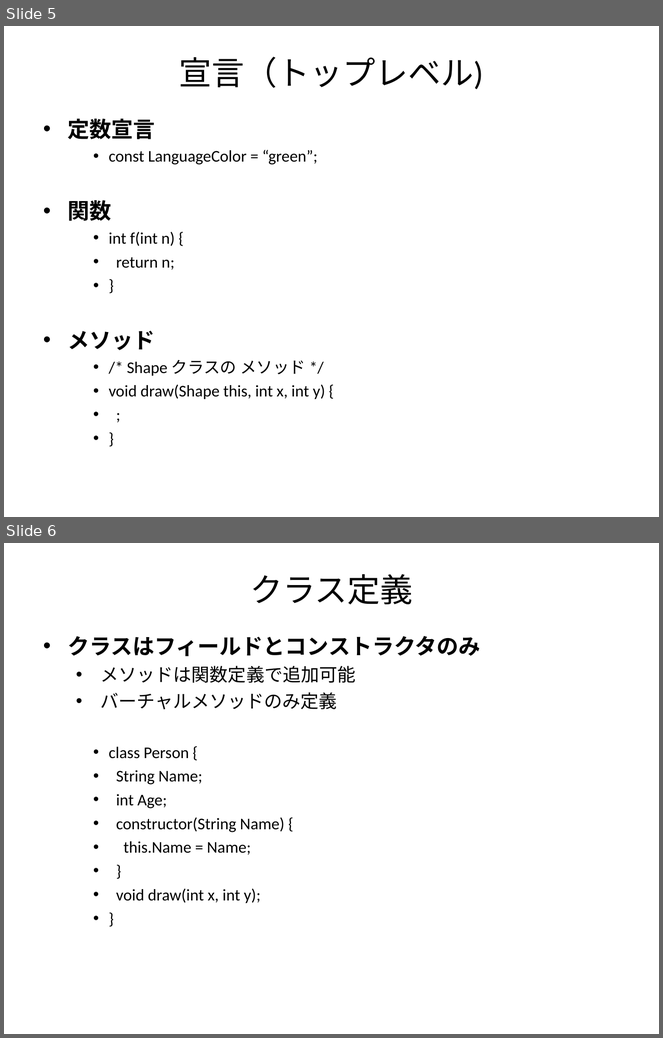
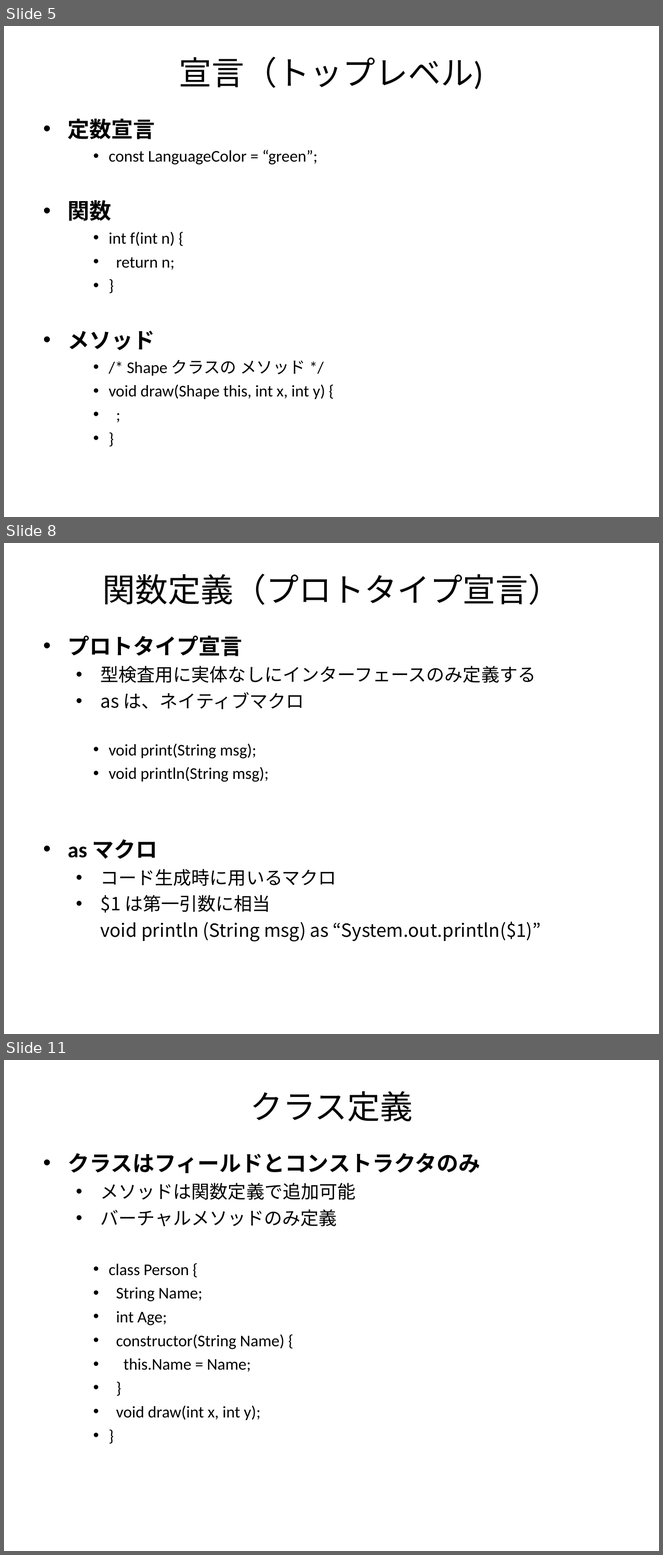
Before and after one commit to GreenTeaScript/GreenTeaScript, a slide deck: spec/GreenTeaScriptSpec.ppt. Shown one above the other, each under a label of ours: slides 5 and 6 before the commit, slides 5, 8 and 11 after it; the slides between them are not shown. The pictures are 663x1038 and 663x1555 pixels, drawn with LibreOffice and Linux fonts; fonts in the diff are those of the drawing. Boxes give left, top, right and bottom in pixels: in the first picture for what was removed or moved away, otherwise in the second. Text is boxed around its words. In the diff, an @@ line names an element or a change of style, - is before the commit and + after.

```diff
--- a/spec/GreenTeaScriptSpec.ppt
+++ b/spec/GreenTeaScriptSpec.ppt
@@ slide 8 added at (x1=4, y1=543, x2=659, y2=1034), background #FFFFFF @@
@@ title added at (x1=102, y1=574, x2=561, y2=605), 36 pt, text #000000 @@
+関数定義（プロトタイプ宣言）
@@ text added at (x1=68, y1=636, x2=542, y2=942), 20 pt, text #000000 @@
+• プロトタイプ宣言
+  • 型検査用に実体なしにインターフェースのみ定義する
+  • as は、ネイティブマクロ
+    • void print(String msg);
+    • void println(String msg);
+• as マクロ
+  • コード生成時に用いるマクロ
+  • $1 は第一引数に相当
+  void println (String msg) as “System.out.println($1)”
@@ what was slide 6 is now slide 11 @@
```
Also in this commit, not shown: 3 slides changed, 4 other slides added, 2 other files.
